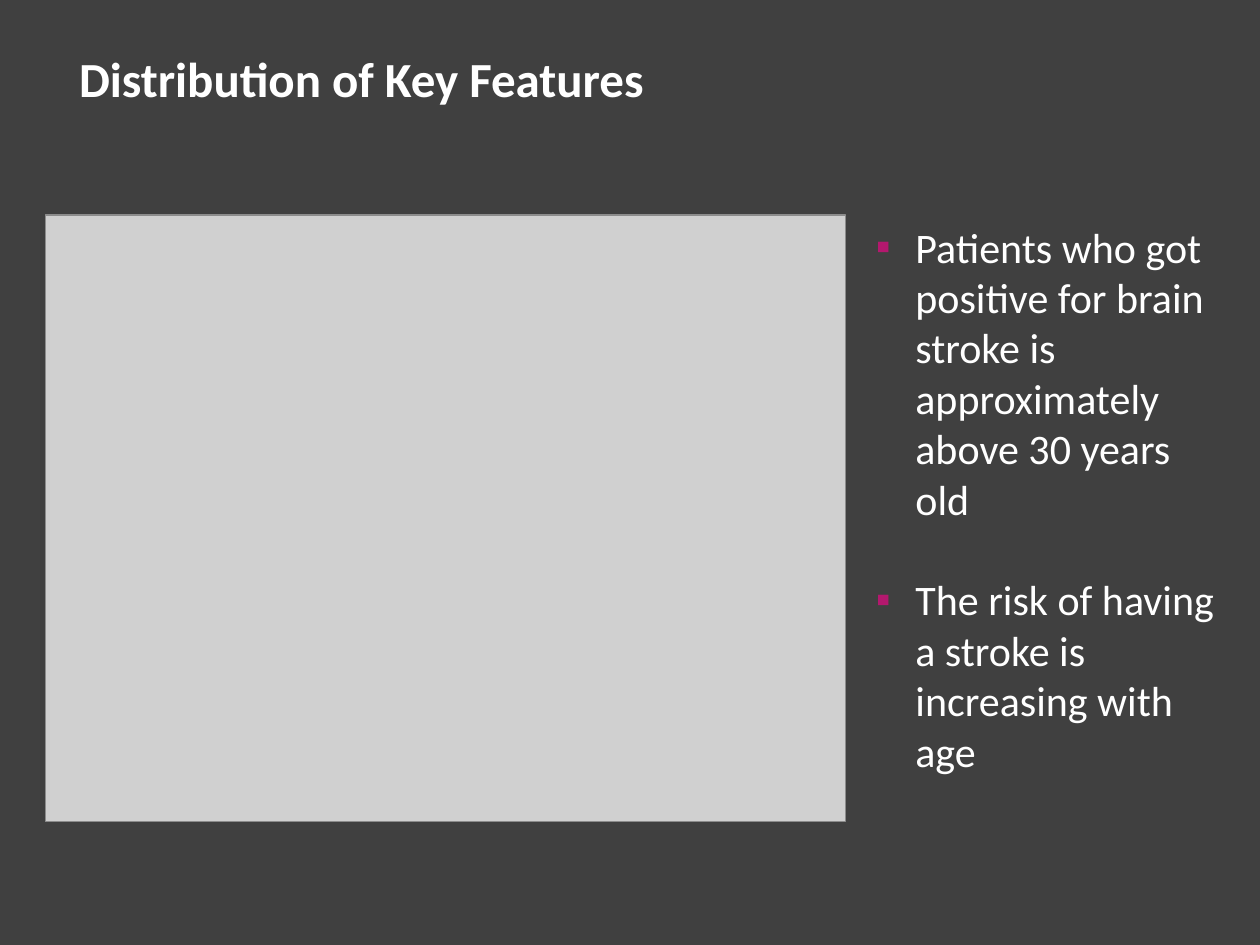
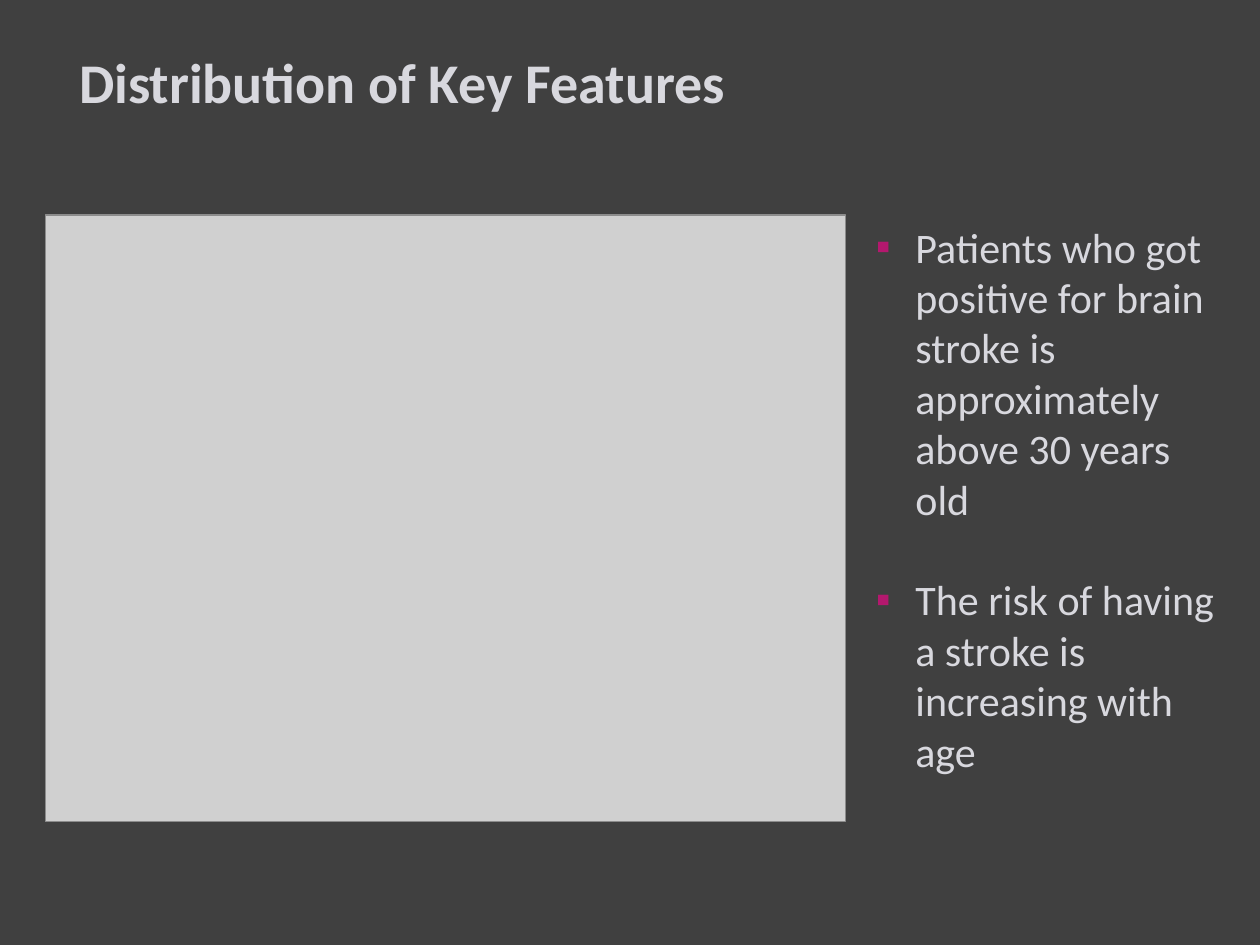
Before and after one commit to sheha919/Stroke_Prediction, a slide deck: slide 5 of stroke_pred_presentation.pptx. Drawn at 1260x945 pixels with LibreOffice and Linux fonts; fonts in the diff are those of the drawing; grey boxes stand for pictures. Boxes give left, top, right and bottom in pixels: in the first picture for what was removed or moved away, otherwise in the second. Text is boxed around its words. In the diff, an @@ line names an element or a change of style, - is before the commit and + after.

```diff
--- a/stroke_pred_presentation.pptx
+++ b/stroke_pred_presentation.pptx
@@ text "Distribution of Key Features" at (x1=79, y1=63, x2=724, y2=112): size 28 to 32 pt, text colour #FFFFFF to #D8D8DE @@
@@ text "Patients who got positive for ..." at (x1=915, y1=234, x2=1214, y2=774): text colour #FFFFFF to #D8D8DE @@
```
Also in this commit, not shown: 10 other slides changed, 2 slides added, 1 slide removed.
